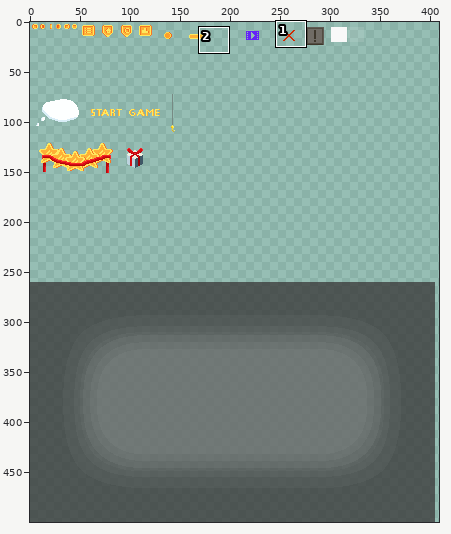
A sprite sheet gets an edit: Assets/Sprites/Интерфейс.png. The first picture is a wide view before the edit; the outline marks the close-up.
Close-up. First the earlier version:
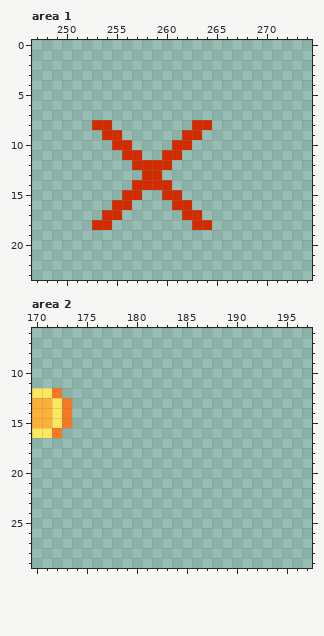
The file is 500x500 pixels. Colours within 5 levels of each other are drawn and written as one. Shown: area 1: x 247..274, y 0..23; area 2: x 170..197, y 6..29. The wide view leaves out empty margins.
The result:
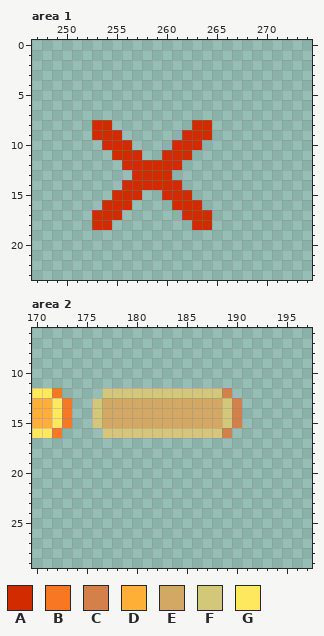
Palette (. is transparent): A #d22b00  B #f77723  C #d3804a  D #feb036  E #d3a865  F #d3c779  G #fee95e
What changed:
Area 1:
y 9: x 253 . -> A; x 264 . -> A
y 10: x 254 . -> A; x 263 . -> A
y 11: x 255 . -> A; x 262 . -> A
y 12: x 256 . -> A; x 261 . -> A
y 13: x 257 . -> A; x 260 . -> A
y 14: x 256 . -> A; x 261 . -> A
y 15: x 255 . -> A; x 262 . -> A
y 16: x 254 . -> A; x 263 . -> A
y 17: x 253 . -> A; x 264 . -> A
Area 2:
y 12: x 177..189 ............. -> FFFFFFFFFFFFC
y 13..15: x 176..190 ............... -> FEEEEEEEEEEEEFC
y 16: x 177..189 ............. -> FFFFFFFFFFFFC
